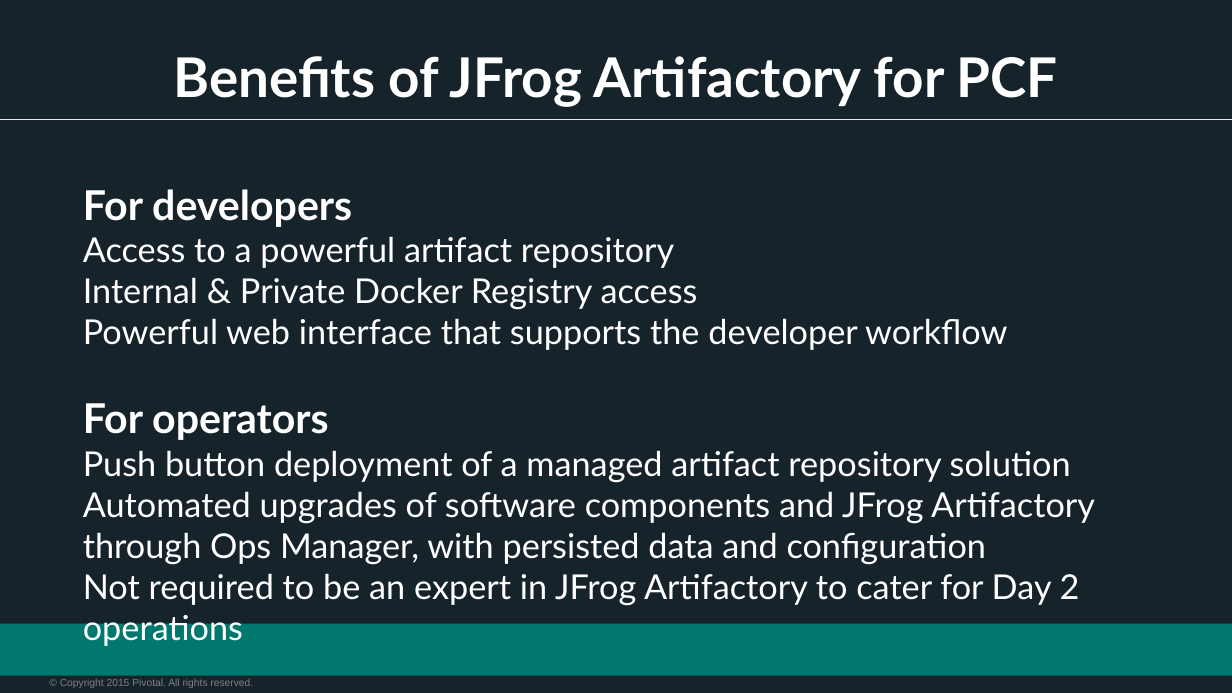
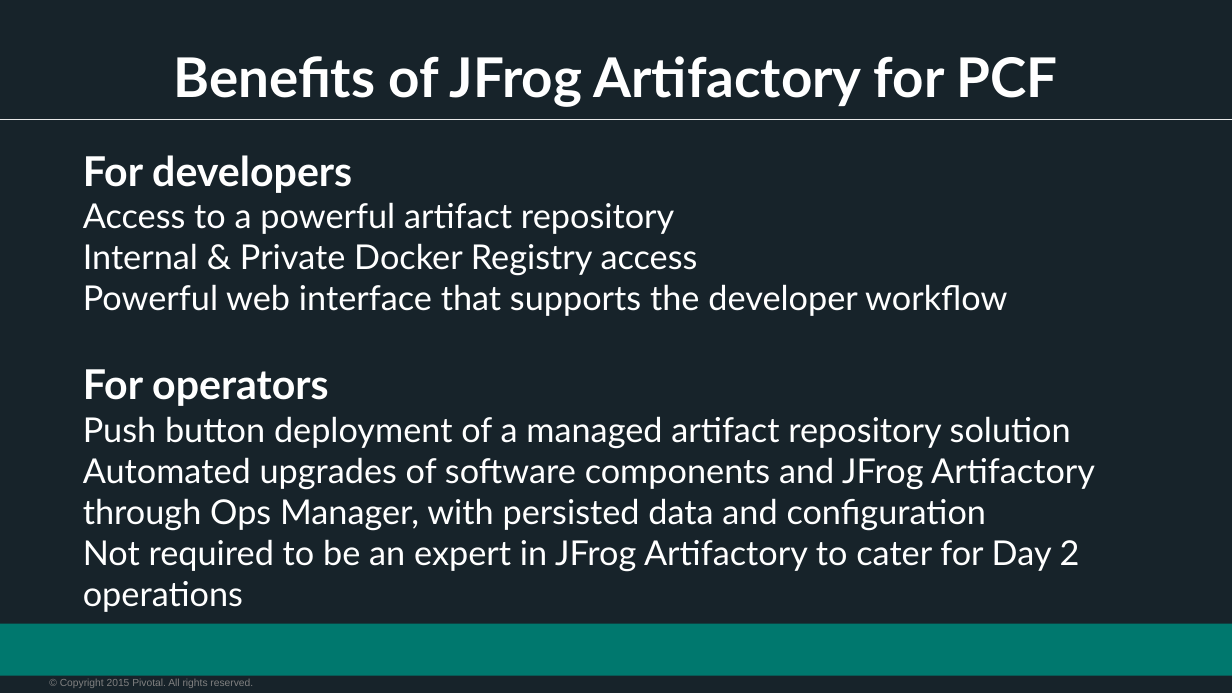
Before and after one commit to vmware-archive/devops-workshop, a slide deck: slide 23 of presentations/104 - Intro to CICD/Session_9_Intro_CICD.pptx (slide 17 before the commit). Drawn at 1232x693 pixels with LibreOffice and Linux fonts; fonts in the diff are those of the drawing; background and template pictures are left out. Boxes give left, top, right and bottom in pixels: in the first picture for what was removed or moved away, otherwise in the second. Text is boxed around its words. In the diff, an @@ line names an element or a change of style, - is before the commit and + after.

```diff
--- a/presentations/104 - Intro to CICD/Session_9_Intro_CICD.pptx
+++ b/presentations/104 - Intro to CICD/Session_9_Intro_CICD.pptx
@@ text "For developers": place and size @@
-text "For developers" at (83, 189, 1095, 646)
+text "For developers" at (83, 155, 1095, 612)
```
Also in this commit, not shown: 5 other slides changed, 6 slides added.
